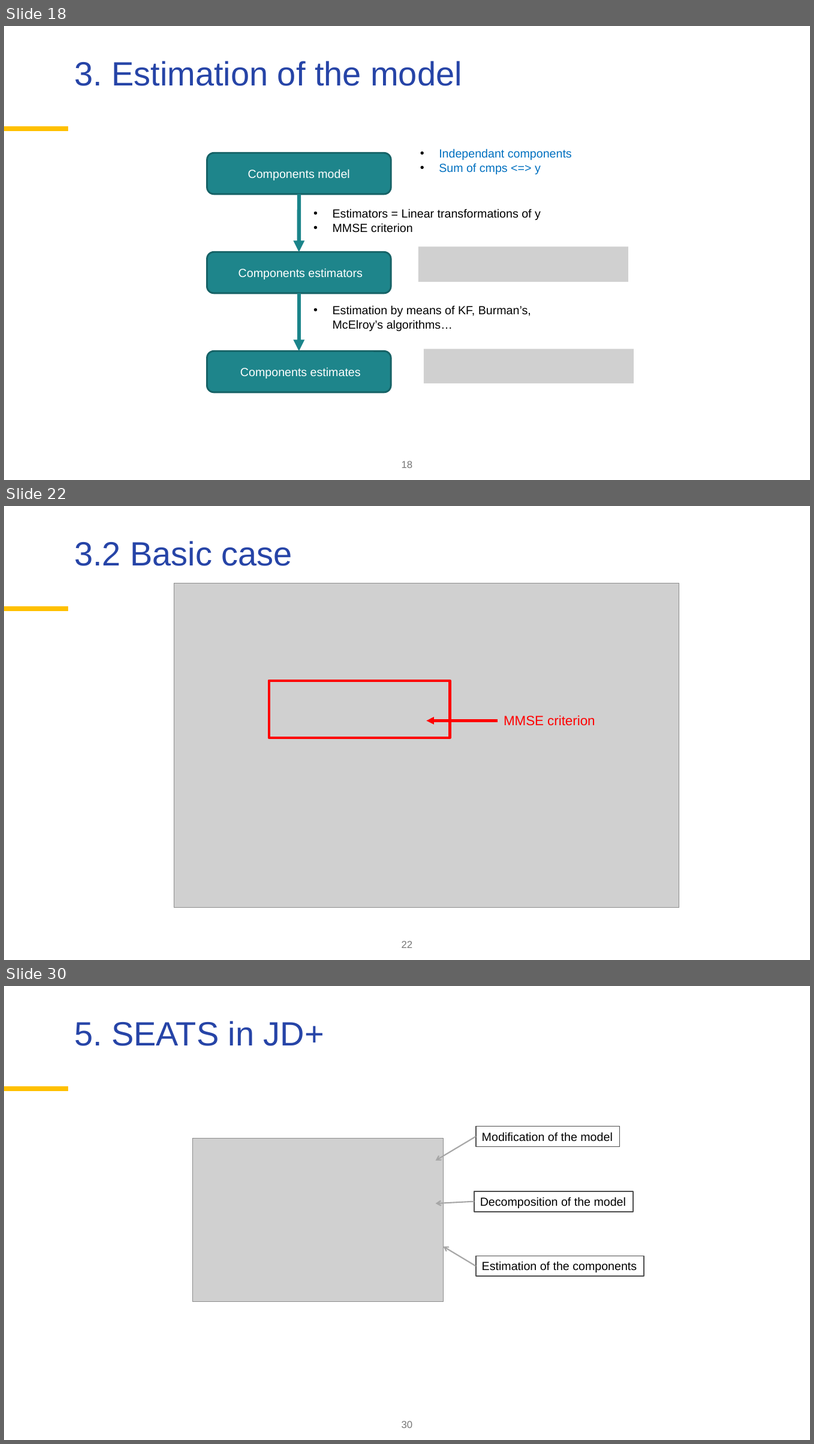
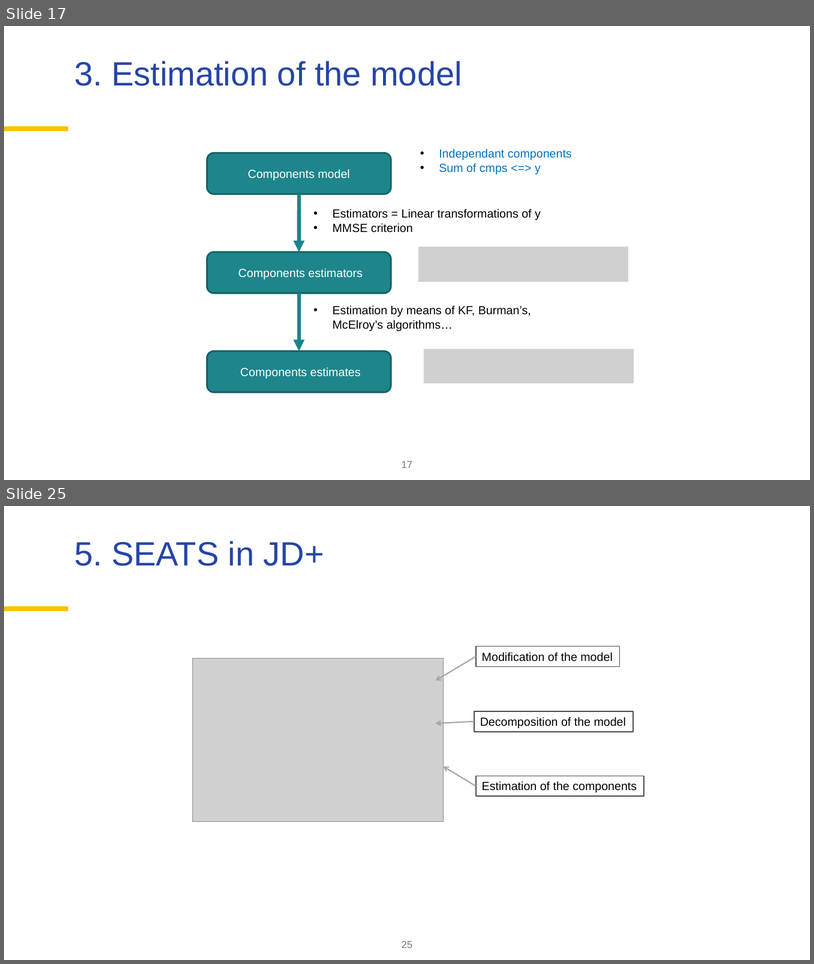
Before and after one commit to palatej/ESTP2026, a slide deck: 3.2 SEATS.pptx. Shown one above the other, each under a label of ours: slides 18, 22 and 30 before the commit, slides 17 and 25 after it; the slides between them are not shown. The pictures are 814x1444 and 814x964 pixels, drawn with LibreOffice and Linux fonts; fonts in the diff are those of the drawing; grey boxes stand for pictures; background and template pictures are left out. Boxes give left, top, right and bottom in pixels: in the first picture for what was removed or moved away, otherwise in the second. Text is boxed around its words. In the diff, an @@ line names an element or a change of style, - is before the commit and + after.

```diff
--- a/3.2 SEATS.pptx
+++ b/3.2 SEATS.pptx
@@ slide 22 removed at <box>4,506,810,960</box>, background #FFFFFF; not listed: 1 template element that a slide beside it also shows @@
@@ title removed at <box>74,541,293,566</box> @@
-3.2 Basic case
@@ picture removed at <box>174,583,680,907</box> @@
@@ rectangle removed at <box>269,680,450,737</box> @@
@@ arrow removed from (498, 721) to (427, 721) @@
@@ text removed at <box>504,715,595,726</box> @@
-MMSE criterion
@@ page number removed at <box>402,940,413,948</box> @@
-22
@@ what was slide 18 is now slide 17 @@
@@ page number at <box>402,460,413,468</box>: text changed @@
-18
+17
@@ what was slide 30 is now slide 25 @@
@@ page number at <box>402,940,413,948</box>: text changed @@
-30
+25
```
Also in this commit, not shown: 10 slides changed, 1 slide added, 5 other slides removed, 3 other files.
